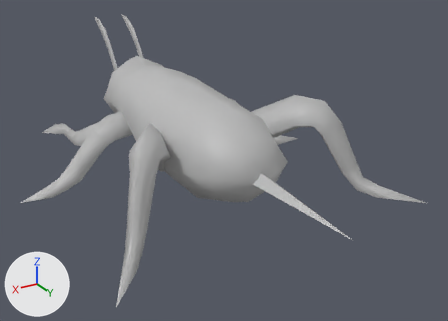
Two versions of the FBX model AgaveVR/Assets/ArtAssets/Models/New Models/Bugs/Cricket.fbx, one commit apart.
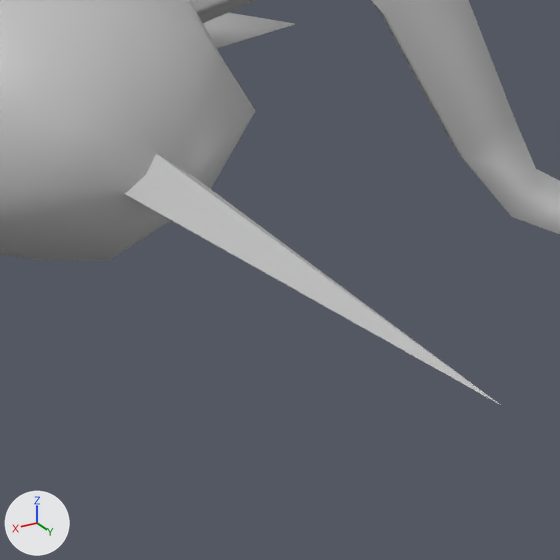
Each version is shown whole from a 50 mm camera at (0.876, 1.737, 0.701) aimed at (-0.051, 0.193, -0.071), then close up on the part from 49% to 83% of the width and 41% to 88% of the height. Arrows for +X, +Y and +Z are at lower left; the lights stay in place. Where no turn or scale is listed for an object, it has been applied to the vertices.

Names of what the first close-up shows: 'Cricket.001'.
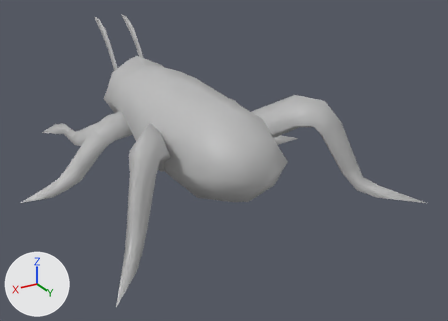
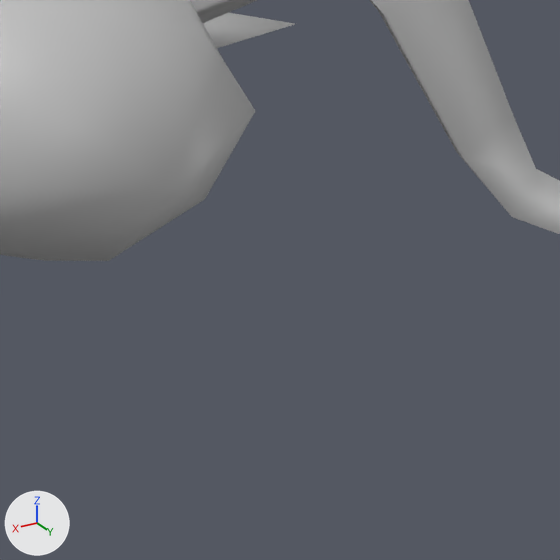
The change, as a list of edits to the scene's bpy script:
```text
Change me_mesh:
    where me_mesh.from_pydata(...)  # 280 vertices, 274 faces; spans x -0.536..0.536, y -0.63..0.847, z -0.189..0.264
    used by ob_cricket_001; location = (0.0, 0.0, 0.0)
    me_mesh part 1: the loose piece of 5 vertices spanning x -0.031..0.032, y 0.457..0.847, z -0.041..0.008 is deleted
```

Changed parts and their boxes [x1, y1, x2, y2] in the close-ups (560 x 560 px):
'Cricket.001', reshaped: before [0, 0, 560, 404]; after [0, 0, 560, 261]
part 1 of me_mesh, deleted: before [124, 154, 499, 404]
